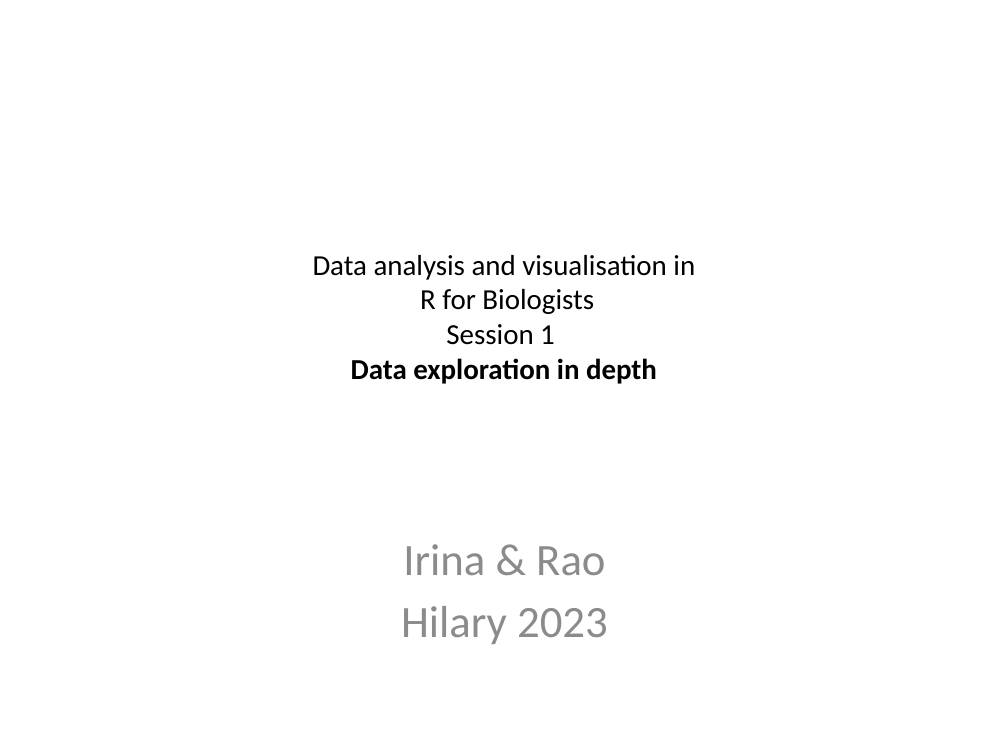
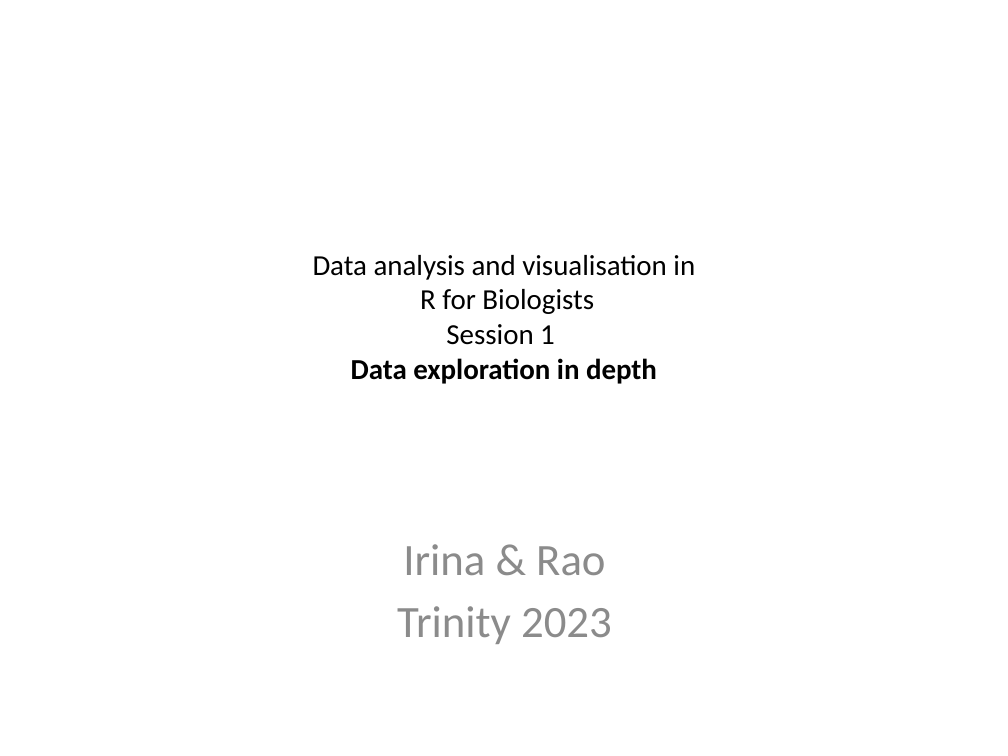
Before and after one commit to sraorao/data_analysis_visualisation_R_TT2023, a slide deck: slide 1 of powerpoint files/Session1.pptx. Drawn at 1008x756 pixels with LibreOffice and Linux fonts; fonts in the diff are those of the drawing. Boxes give left, top, right and bottom in pixels: in the first picture for what was removed or moved away, otherwise in the second. Text is boxed around its words. In the diff, an @@ line names an element or a change of style, - is before the commit and + after.

```diff
--- a/powerpoint files/Session1.pptx
+++ b/powerpoint files/Session1.pptx
@@ text at <box>397,606,612,644</box>: text changed @@
-Hilary 2023
+Trinity 2023
```
Also in this commit, not shown: 2 other files.
